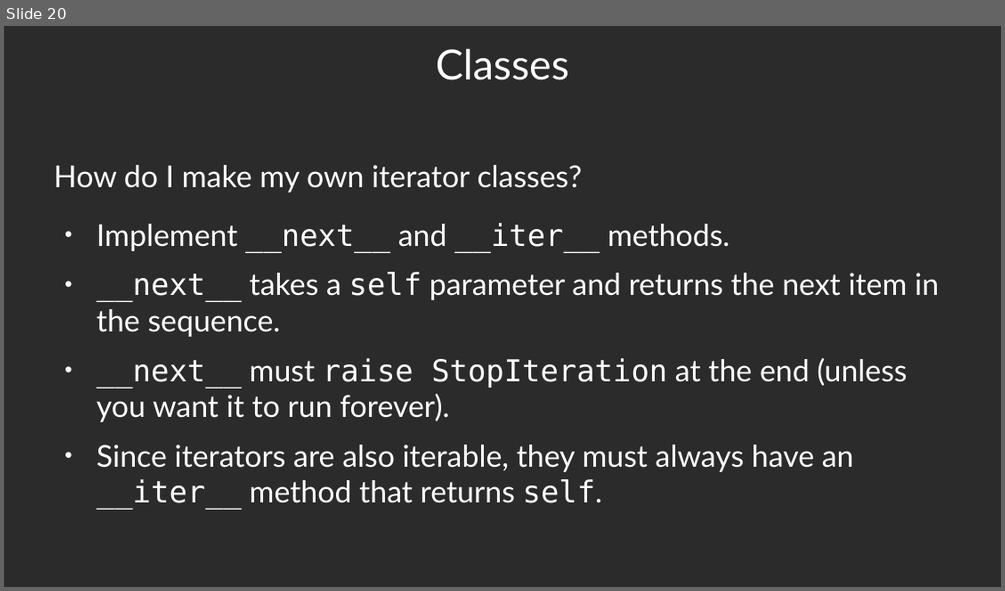
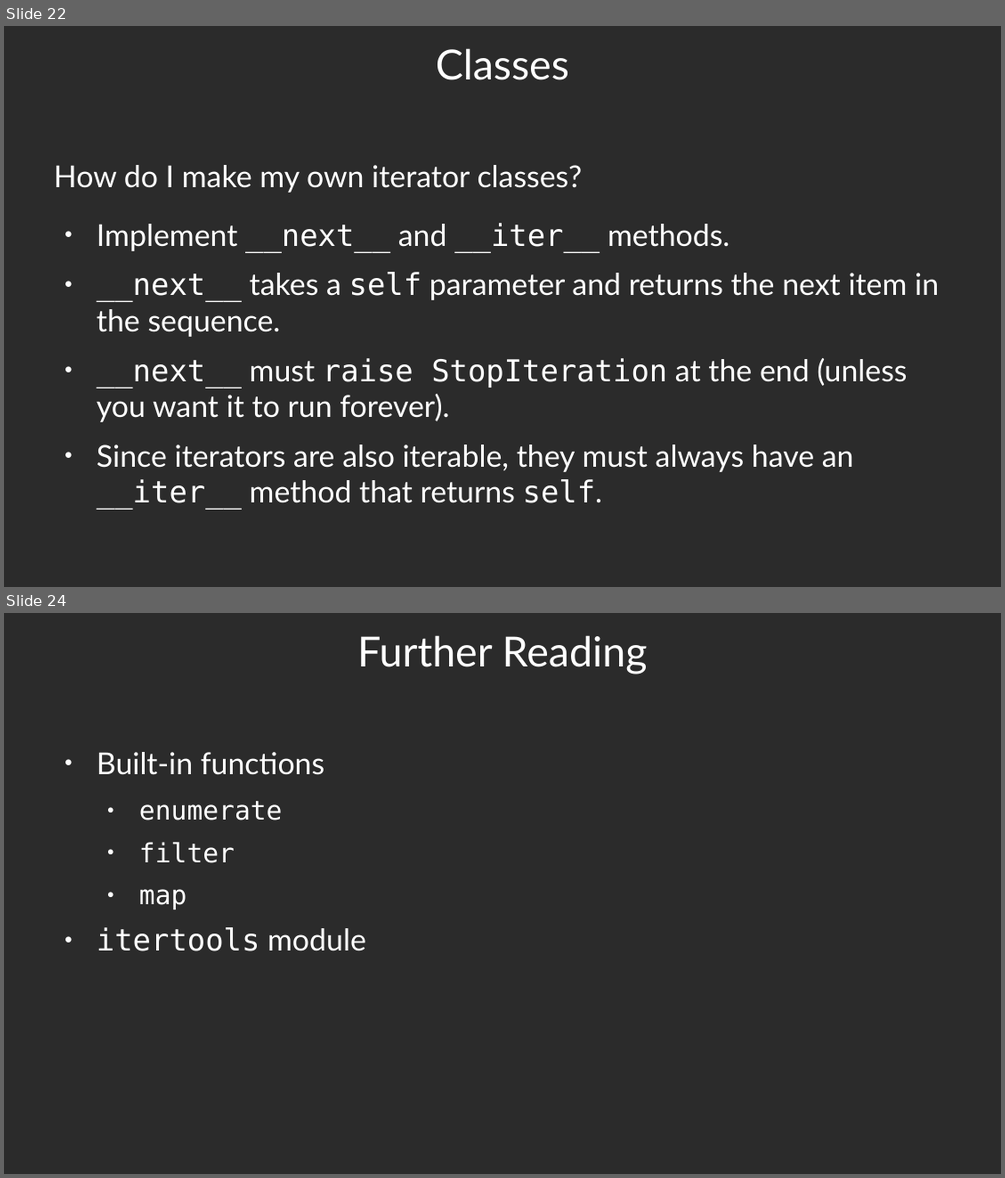
Before and after one commit to luther9/iterator-slides, a slide deck: iterators.odp. Shown one above the other, each under a label of ours: slide 20 before the commit, slides 22 and 24 after it; the slides between them are not shown. The pictures are 1005x591 and 1005x1178 pixels, drawn with LibreOffice and Linux fonts; fonts in the diff are those of the drawing; background and template pictures are left out; a plain dark background stands for a picture behind light text. Boxes give left, top, right and bottom in pixels: in the first picture for what was removed or moved away, otherwise in the second. Text is boxed around its words. In the diff, an @@ line names an element or a change of style, - is before the commit and + after.

```diff
--- a/iterators.odp
+++ b/iterators.odp
@@ slide 24 added at [4,613,1001,1174], background picture (left out) @@
@@ title added at [357,635,647,674], 33 pt, text #FFFFFF @@
+Further Reading
@@ text added at [97,752,366,951], 24 pt, text #FFFFFF @@
+● Built-in functions
+  ● enumerate
+  ● filter
+  ● map
+● itertools module
@@ what was slide 20 is now slide 22 @@
```
Also in this commit, not shown: 2 slides changed, 4 other slides added, 2 other files.
